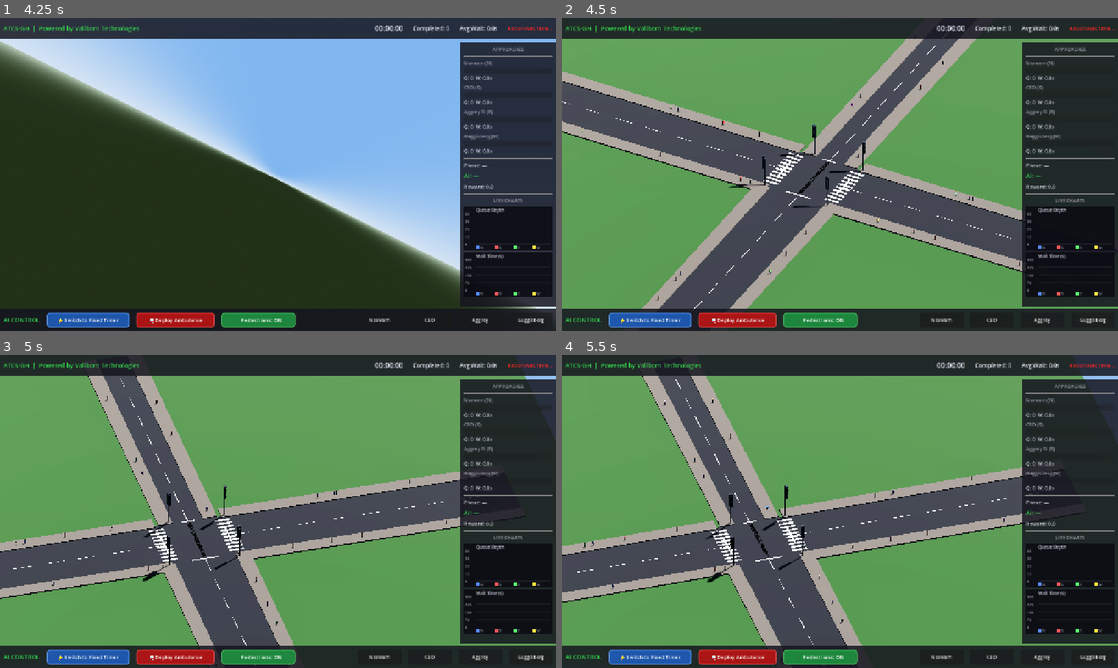
Above: before the commit, frames 1-4 (two rows, left to right).
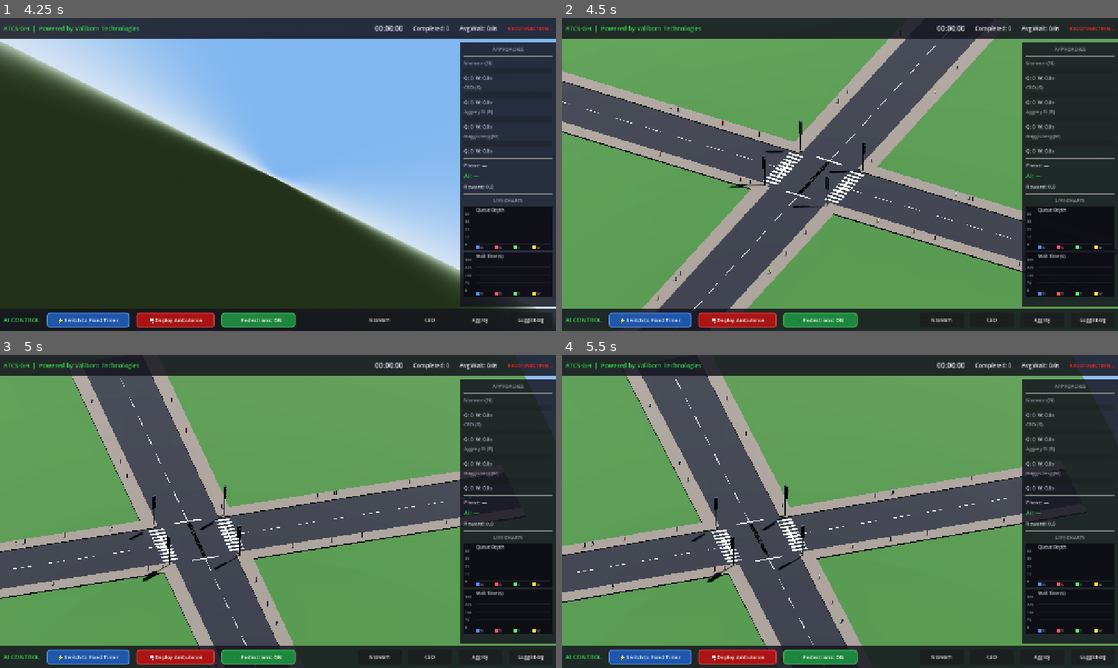
Above: after the commit, the same moments.

Repository: Bigbee-x/ATCS-GH
Game: Godot game, scene res://scenes/LauncherMenu.tscn
Two runs of this game, one before a commit and one after it. Both use one fixed random seed, a clock stepped at 60 frames per second and the inputs below.
Inputs (mouse positions are in pixels of both pictures, inside the frame that each line leads up to):
- Up to frame 1 (4.25 s): click "Show Log" at 0.5 s; click "Hide Log" at 1.25 s; click (200, 212) at 2.02 s; click "Hide Log" at 2.75 s; click "Show Log" at 3.5 s
- Up to frame 2 (4.5 s): tap Enter at 4.25 s; move the mouse to (962, 158) at 4.27 s; hold Right (ui_right) from 4.28 s (still down); hold Q from 4.28 s (still down); click (962, 158) at 4.42 s
- Up to frame 3 (5 s): keep holding Right (ui_right); keep holding Q
- Up to frame 4 (5.5 s): release Right (ui_right) at 5 s; release Q at 5 s; drag from (728, 527) to (812, 574) at 5.02 s

Frame 1 is identical in both runs. In frame 2, 4.9% of the frame differs, in the area x 36-78%, y 6-49%; in frame 3, 5.3%; in frame 4, 5.4%, in the area x 11-41%, y 6-60%.

Commit message:
Upgrade Guggisberg (West) approach to 2 lanes and fix signal string ordering
- Extended Guggisberg Street from 1 to 2 lanes in edges, routes, and visualizer
- Fixed critical bug: signal strings had E/S approaches swapped (N,S,E,W → N,E,S,W)
- Rewrote all 8 PHASE_SIGNALS in traffic_env.py and 4 BASELINE_SIGNALS in run_baseline.py
- Updated PedestrianManager W_ROAD_WIDTH from 3.2 to 6.4
- Signal strings now correctly match SUMO net.xml linkIndex order: N(0-4), E(5-9), S(10-14), W(15-19), crossings(20-23)

Co-Authored-By: Claude Opus 4.6 <noreply@anthropic.com>

Diff:
--- a/visualizer/scripts/Intersection.gd
+++ b/visualizer/scripts/Intersection.gd
@@ -35,7 +35,7 @@
 const ROAD_LENGTH     := 30.0   # Length of each road arm (Godot units)
 const NS_ROAD_WIDTH   := 6.4    # Achimota Forest Rd: 2 lanes per direction
 const E_ROAD_WIDTH    := 6.4    # Aggrey Street: 2 lanes per direction
-const W_ROAD_WIDTH    := 3.2    # Guggisberg Street: 1 lane per direction
+const W_ROAD_WIDTH    := 6.4    # Guggisberg Street: 2 lanes per direction
 const ROAD_THICKNESS  := 0.1    # Road surface height
 const JUNCTION_SIZE   := 7.0    # Central junction (slight widening at intersection)
 const SIDEWALK_HEIGHT := 0.15   # Raised sidewalk height
@@ -525,12 +525,10 @@
 	var half_junc: float = JUNCTION_SIZE / 2.0
 	var ns_lane_w: float = NS_ROAD_WIDTH / 4.0
 	var e_lane_w: float = E_ROAD_WIDTH / 4.0
-	var w_lane_w: float = W_ROAD_WIDTH / 2.0
+	var w_lane_w: float = W_ROAD_WIDTH / 4.0   # Now 2-lane like the others
 
 	# Lane configs: lane_id -> {pos, size}
-	# Lane indices shifted: lane 0 is now sidewalk, vehicle lanes are 1,2
-	# N/S: 2 vehicle lanes each, E (Aggrey St): 2, W (Guggisberg): 1
-	# X positions mirrored (negated) to match right-hand traffic visual mapping.
+	# All approaches now 2-lane. X positions mirrored (negated) for right-hand traffic.
 	var lane_configs: Dictionary = {
 		"ACH_N2J_1": {"pos": Vector3(ns_lane_w, 0.12, half_junc + ROAD_LENGTH / 2.0), "size": Vector3(ns_lane_w * 1.8, 0.02, ROAD_LENGTH)},
 		"ACH_N2J_2": {"pos": Vector3(-ns_lane_w, 0.12, half_junc + ROAD_LENGTH / 2.0), "size": Vector3(ns_lane_w * 1.8, 0.02, ROAD_LENGTH)},
@@ -538,7 +536,8 @@
 		"ACH_S2J_2": {"pos": Vector3(ns_lane_w, 0.12, -(half_junc + ROAD_LENGTH / 2.0)), "size": Vector3(ns_lane_w * 1.8, 0.02, ROAD_LENGTH)},
 		"AGG_E2J_1": {"pos": Vector3(-(half_junc + ROAD_LENGTH / 2.0), 0.12, e_lane_w), "size": Vector3(ROAD_LENGTH, 0.02, e_lane_w * 1.8)},
 		"AGG_E2J_2": {"pos": Vector3(-(half_junc + ROAD_LENGTH / 2.0), 0.12, -e_lane_w), "size": Vector3(ROAD_LENGTH, 0.02, e_lane_w * 1.8)},
-		"GUG_W2J_1": {"pos": Vector3(half_junc + ROAD_LENGTH / 2.0, 0.12, -w_lane_w * 0.5), "size": Vector3(ROAD_LENGTH, 0.02, w_lane_w * 1.8)},
+		"GUG_W2J_1": {"pos": Vector3(half_junc + ROAD_LENGTH / 2.0, 0.12, -w_lane_w), "size": Vector3(ROAD_LENGTH, 0.02, w_lane_w * 1.8)},
+		"GUG_W2J_2": {"pos": Vector3(half_junc + ROAD_LENGTH / 2.0, 0.12, w_lane_w), "size": Vector3(ROAD_LENGTH, 0.02, w_lane_w * 1.8)},
 	}
 
 	for lane_id in lane_configs:
--- a/visualizer/scripts/PedestrianManager.gd
+++ b/visualizer/scripts/PedestrianManager.gd
@@ -36,7 +36,7 @@
 const ROAD_LENGTH       := 30.0
 const NS_ROAD_WIDTH     := 6.4
 const E_ROAD_WIDTH      := 6.4
-const W_ROAD_WIDTH      := 3.2
+const W_ROAD_WIDTH      := 6.4
 const JUNCTION_SIZE     := 7.0
 const SIDEWALK_WIDTH    := 1.5
 
Not shown, changed: ai/corridor_env.py
Not shown, changed: ai/dqn_agent.py
Not shown, changed: ai/traffic_env.py
Not shown, changed: scripts/build_network.py
Not shown, changed: scripts/corridor_visualizer_server.py
Not shown, changed: scripts/eval_multi_seed.py
Not shown, changed: scripts/eval_scenarios.py
Not shown, changed: scripts/metrics_logger.py
Not shown, changed: scripts/run_ai.py
Not shown, changed: scripts/run_baseline.py
Not shown, changed: scripts/train_agent.py
Not shown, changed: scripts/visualizer_server.py
(and 2 more such lines)
